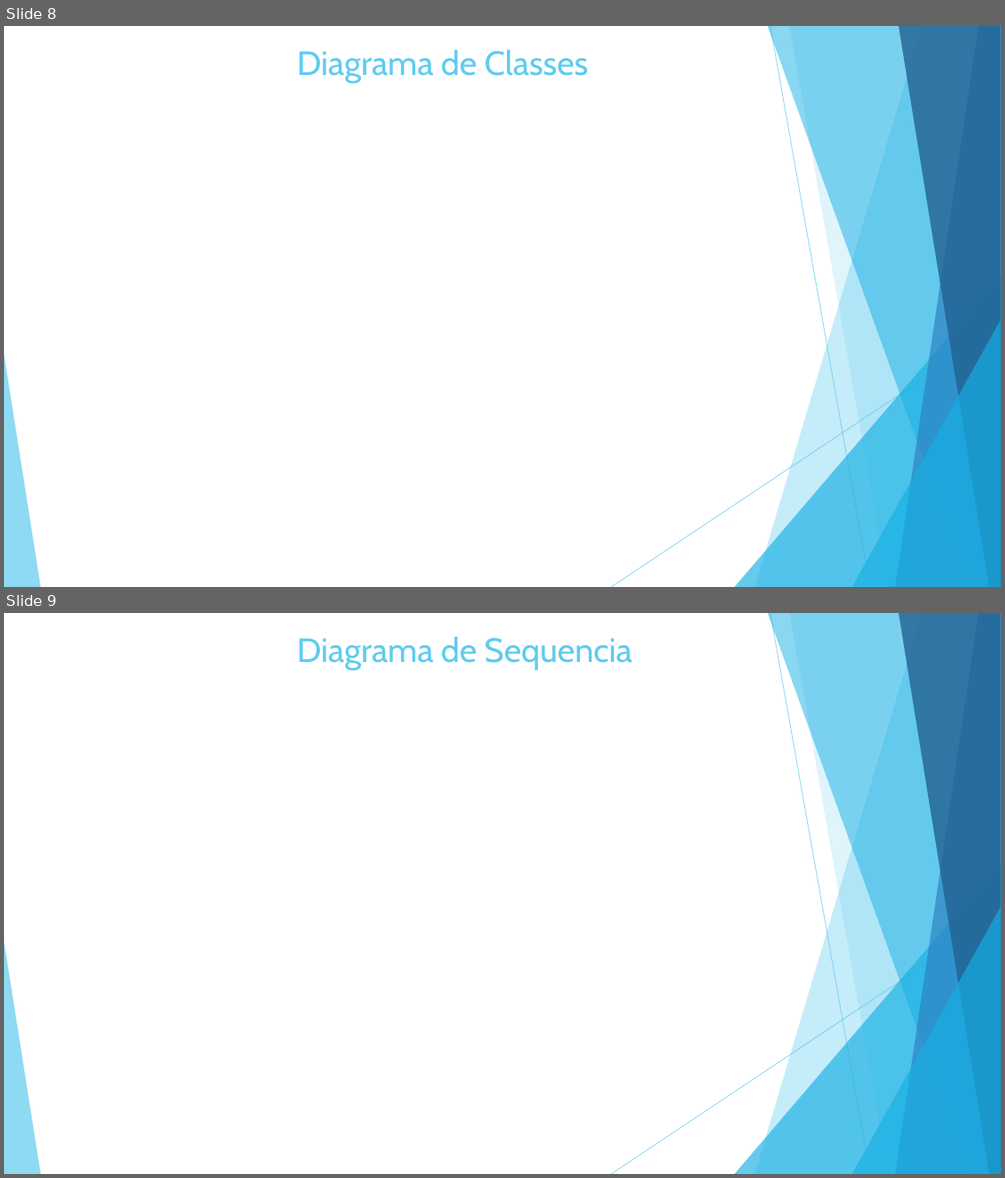
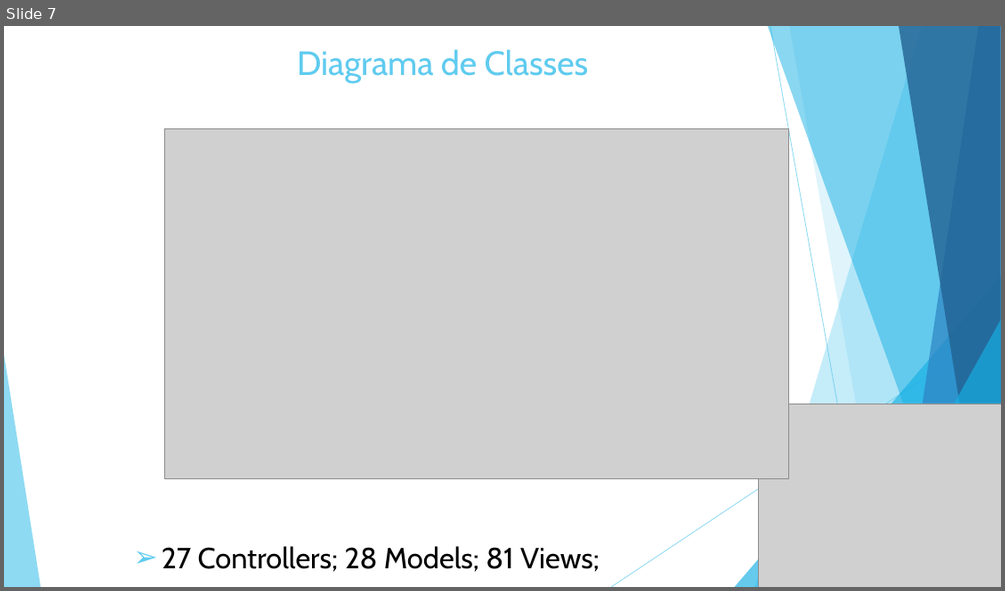
Before and after one commit to darthfreela/project123, a slide deck: CRPO.pptx. Shown one above the other, each under a label of ours: slides 8 and 9 before the commit, slide 7 after it. The pictures are 1005x1178 and 1005x591 pixels, drawn with LibreOffice and Linux fonts; fonts in the diff are those of the drawing; grey boxes stand for pictures. Boxes give left, top, right and bottom in pixels: in the first picture for what was removed or moved away, otherwise in the second. Text is boxed around its words. In the diff, an @@ line names an element or a change of style, - is before the commit and + after.

```diff
--- a/CRPO.pptx
+++ b/CRPO.pptx
@@ slide 9 removed at box(4, 613, 1001, 1174), background #FFFFFF; not listed: 10 template elements that a slide beside it also shows @@
@@ title removed at box(297, 636, 632, 670) @@
-Diagrama de Sequencia
@@ what was slide 8 is now slide 7 @@
@@ slide 7 changed as well @@
@@ picture added at box(165, 128, 788, 478) @@
@@ picture added at box(759, 403, 1001, 587) @@
@@ text added at box(162, 546, 599, 572), 28 pt, text #000000 @@
+➢ 27 Controllers; 28 Models; 81 Views;
```
Also in this commit, not shown: 10 other slides changed, 1 slide added, 1 other slide removed.
